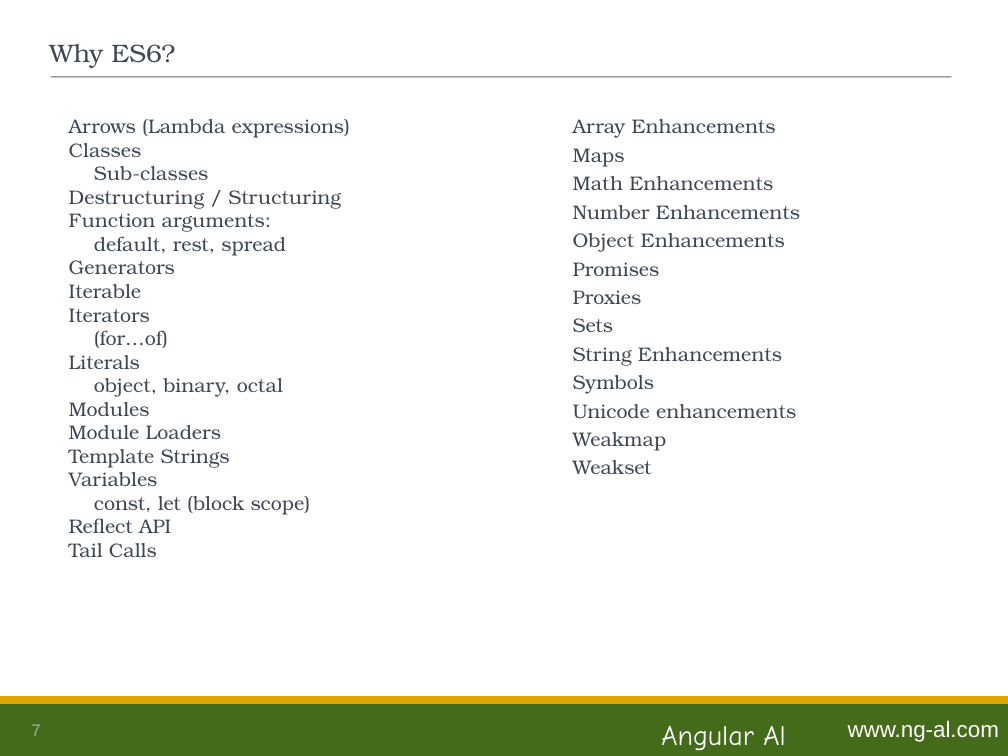
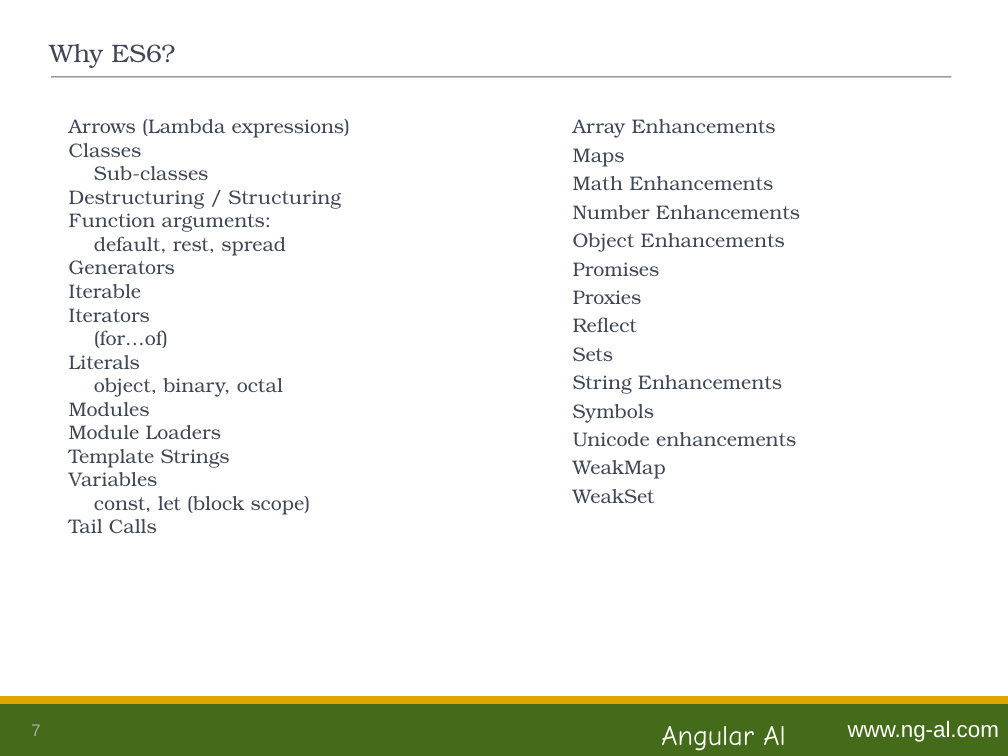
Before and after one commit to ng-al/es6-Intro, a slide deck: slide 7 of es6_Intro.ppt. Drawn at 1008x756 pixels with LibreOffice and Linux fonts; fonts in the diff are those of the drawing. Boxes give left, top, right and bottom in pixels: in the first picture for what was removed or moved away, otherwise in the second. Text is boxed around its words. In the diff, an @@ line names an element or a change of style, - is before the commit and + after.

```diff
--- a/es6_Intro.ppt
+++ b/es6_Intro.ppt
@@ text at box(573, 317, 637, 332): paragraph added @@
+Reflect
@@ text at box(573, 460, 666, 503): text changed @@
-Weakmap
-Weakset
+WeakMap
+WeakSet
@@ text at box(69, 518, 171, 533): paragraph removed @@
-Reflect API
```
Also in this commit, not shown: 7 other slides changed, 1 slide removed.
